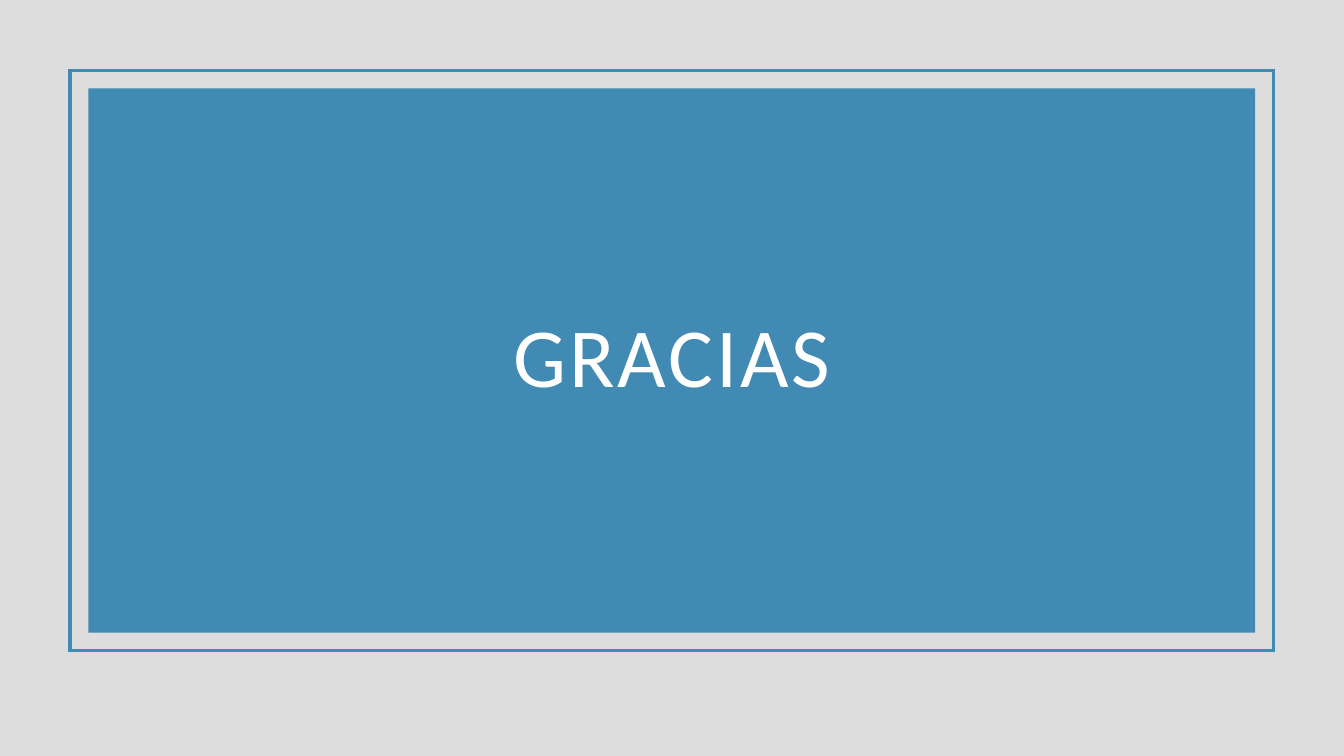
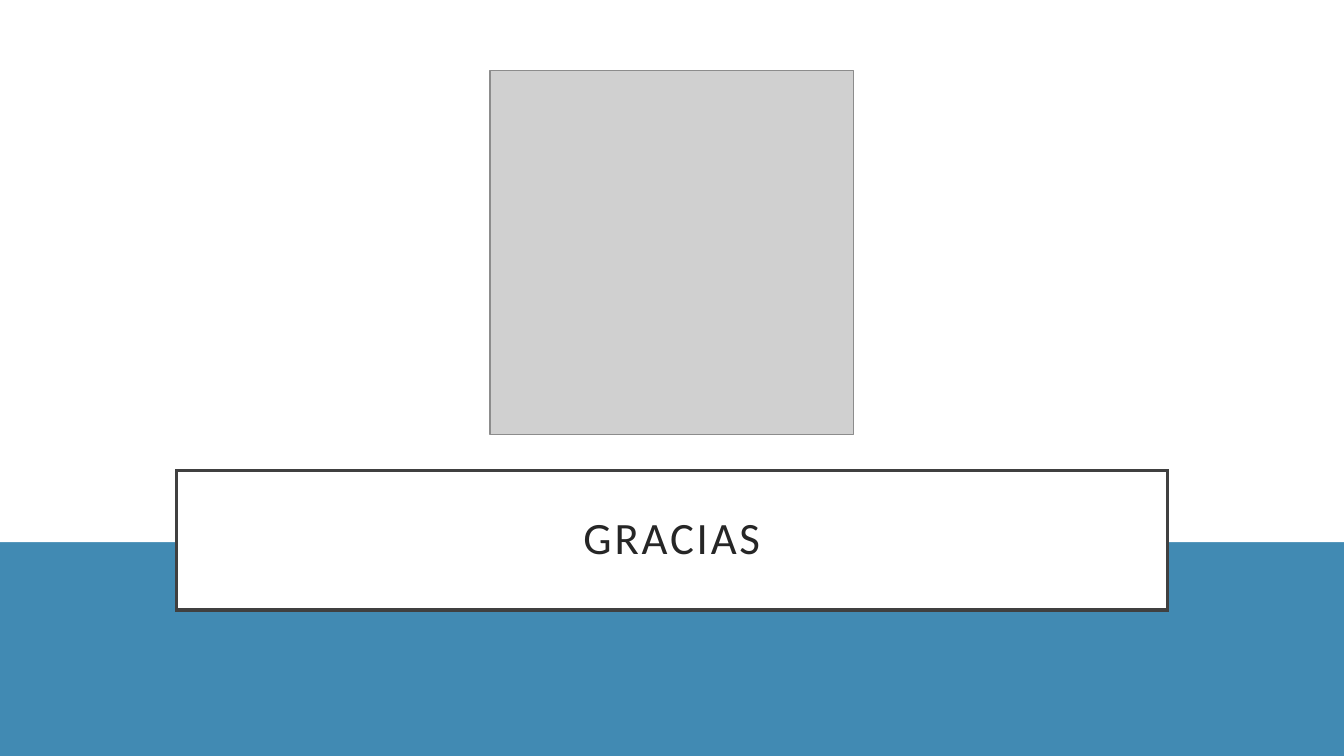
Before and after one commit to rayrodriguez028/encuesta, a slide deck: slide 15 of presentación/Actualizaciones del proyecto y evaluación de avance.pptx (slide 10 before the commit). Drawn at 1344x756 pixels with LibreOffice and Linux fonts; fonts in the diff are those of the drawing; grey boxes stand for pictures. Boxes give left, top, right and bottom in pixels: in the first picture for what was removed or moved away, otherwise in the second. Text is boxed around its words. In the diff, an @@ line names an element or a change of style, - is before the commit and + after.

```diff
--- a/presentación/Actualizaciones del proyecto y evaluación de avance.pptx
+++ b/presentación/Actualizaciones del proyecto y evaluación de avance.pptx
@@ background #DDDDDD to #418AB3 @@
@@ rectangle: place and size @@
-rectangle at [71,71,1274,651]
+rectangle at [0,0,1344,542]
@@ rectangle at [0,0,1344,542]: fill none to #FFFFFF; outline #418AB3 2.5 pt to none @@
@@ rectangle removed at [89,89,1256,633] @@
@@ picture added at [490,71,854,435] @@
@@ title "GRACIAS": place and size @@
-title "GRACIAS" at [514,332,830,388]
+title "GRACIAS" at [176,471,1168,610]
@@ title "GRACIAS" at [176,471,1168,610]: size 60 to 32 pt, text colour #FFFFFF to #262626; fill none to #FFFFFF; outline none to #404040 2.5 pt @@
```
Also in this commit, not shown: 5 slides added, 1 other file.
